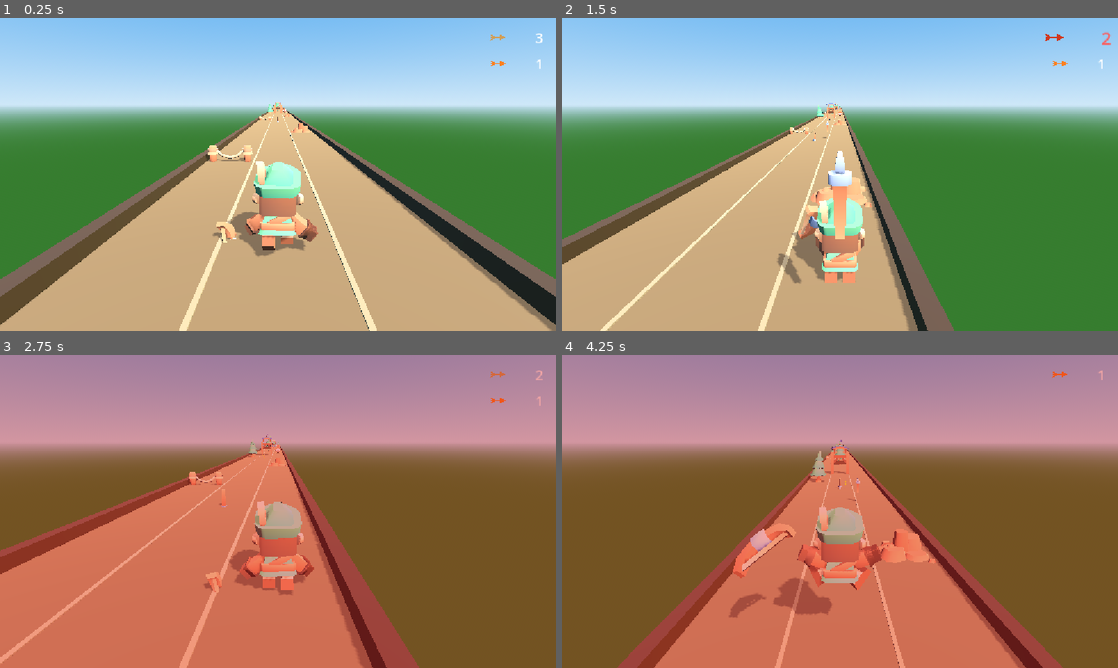
Above: before the commit, frames 1-4 (two rows, left to right).
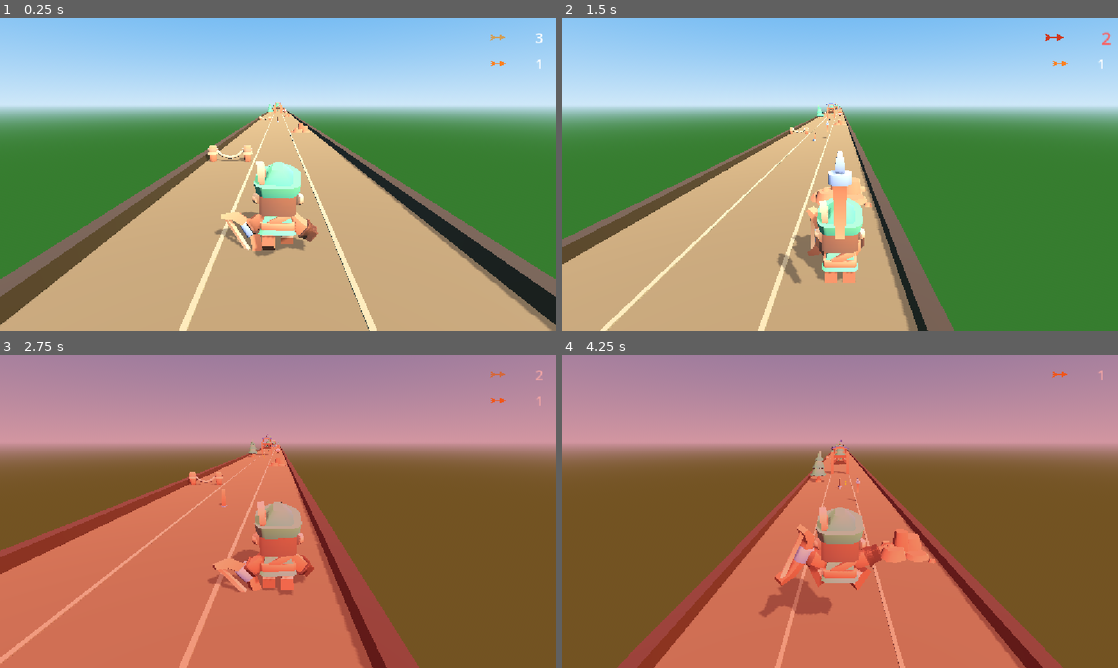
Above: after the commit, the same moments.

Repository: emrullah-enis-ctnky/RobinRunnerGame-Godot
Game: Godot game, scene res://scenes/world/world.tscn
The game is run twice, just before and just after one commit, with the same random seed, the same clock (stepped at 60 frames per second) and the same inputs.
Inputs (mouse positions are in pixels of both pictures, inside the frame that each line leads up to):
- Up to frame 1 (0.25 s): no input
- Up to frame 2 (1.5 s): tap Enter (ui_accept) at 0.5 s; move the mouse to (962, 158) at 0.52 s; hold Right (move_right) 0.53-1.25 s; tap F (shoot) at 0.6 s; click (962, 158) at 0.67 s; tap Space (jump) at 0.77, 1.07 s; drag from (728, 190) to (812, 237) at 1.27 s
- Up to frame 3 (2.75 s): move the mouse to (333, 442) at 2.02 s; hold Right (move_right) from 2.03 s (still down); tap F (shoot) at 2.1 s
- Up to frame 4 (4.25 s): release Right (move_right) at 2.75 s; drag from (812, 574) to (673, 464) at 2.77 s; move the mouse to (1006, 558) at 3.52 s; hold Left (move_left) from 3.53 s (still down); tap F (shoot) at 3.6 s; tap Space (jump) at 3.77, 4.07 s

The runs differ from the first frame. In frame 1, 0.6% of the frame differs, in the area x 38-48%, y 62-75%; in frame 2, 0.3%; in frame 3, 0.6%; in frame 4, 1.5%, in the area x 30-46%, y 53-84%.

Commit message:
feat(combat): add hand bones and hold the bow in the hand
The archer rig only had one rigid bone per arm (arm-left/arm-right), so the
bow was attached to the whole arm through a hand-tuned offset and the hand
position stayed approximate. Each arm now has a dedicated hand-left/hand-right
bone (children of the arm bones, spanning the wrist centre to the hand tip),
and the outer hand vertices are re-weighted to them. The bones were authored in
Blender and exported back into character-archer.glb (7 bones -> 9 bones; all 35
animation clips preserved, since the clips keep driving the arm bones and the
new hand bones simply follow).

PlayerController now attaches the bow to hand-left through a BoneAttachment3D
named HandAnchor, which exposes the hand's exact position and orientation in
Godot. The bow is now held precisely in the hand; only its rotation about the
grip still needs tuning.

Co-authored-by: CommandCodeBot <noreply@commandcode.ai>

Diff:
--- a/scripts/player/player_controller.gd
+++ b/scripts/player/player_controller.gd
@@ -4,7 +4,7 @@
 
 const GameConfig = preload("res://scripts/common/game_config.gd")
 const BOW_SCENE: PackedScene = preload("res://assets/models/weapon-bow.glb")
-const BOW_BONE: String = "arm-left"
+const BOW_BONE: String = "hand-left"
 
 # Hazard labels and the posture each type imprints on a non-fatal contact
 const HAZARD_OVERHEAD_BARRIER: String = "overhead_barrier"
@@ -40,8 +40,8 @@
 @export var shoot_draw_time: float = GameConfig.SHOOT_DRAW_TIME
 @export var shoot_release_time: float = GameConfig.SHOOT_RELEASE_TIME
 @export var arrow_scan_range: float = GameConfig.ARROW_SCAN_RANGE
-@export var bow_offset: Vector3 = Vector3(0.6, 0.0, 0.15)
-@export var bow_rotation_degrees: Vector3 = Vector3(0.0, 0.0, 31.0)
+@export var bow_offset: Vector3 = Vector3(0.006, 0.012, 0.006)
+@export var bow_rotation_degrees: Vector3 = Vector3(90.0, 0.0, 0.0)
 @export var bow_scale: float = 1.0
 
 var current_lane: int = GameConfig.LANE_CENTER
@@ -105,13 +105,14 @@
 	_ducking_hitbox.height = duck_hitbox_height
 
 
-## Attaches the bow model to the archer's right-hand bone so it is held at all times.
+## Attaches the bow model to the archer's left-hand bone so it is held at all times.
 func _attach_bow() -> void:
 	var skeleton: Skeleton3D = _find_skeleton(visual_model)
 	if skeleton == null or skeleton.find_bone(BOW_BONE) < 0:
 		return
 
 	var attach := BoneAttachment3D.new()
+	attach.name = "HandAnchor"
 	attach.bone_name = BOW_BONE
 	skeleton.add_child(attach)
 
Binary file changed: assets/models/character-archer.glb
Not shown, changed: memory-bank/progress.md
